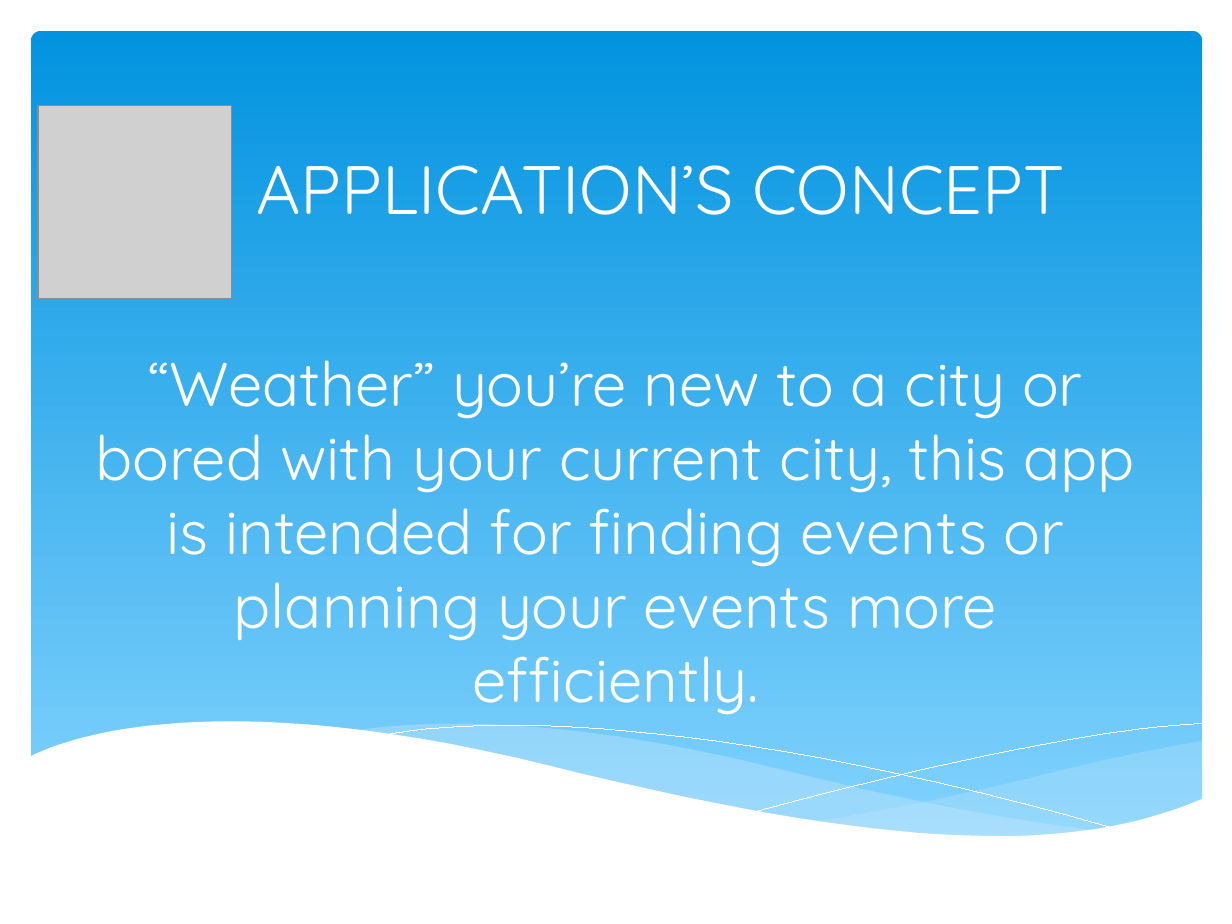
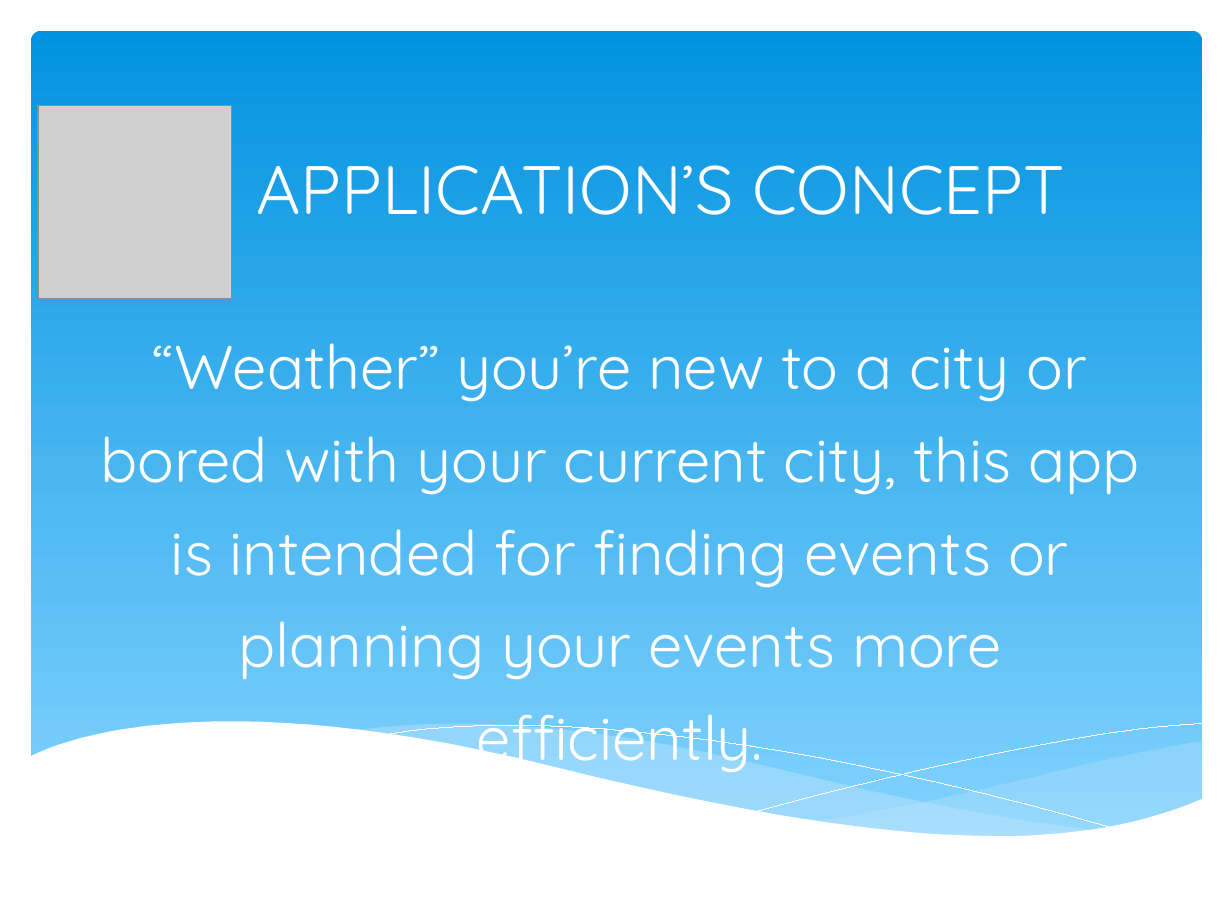
Before and after one commit to BradFabian/weatherEvent, a slide deck: slide 2 of presentation.pptx. Drawn at 1232x924 pixels with LibreOffice and Linux fonts; fonts in the diff are those of the drawing; grey boxes stand for pictures. Boxes give left, top, right and bottom in pixels: in the first picture for what was removed or moved away, otherwise in the second. Text is boxed around its words. In the diff, an @@ line names an element or a change of style, - is before the commit and + after.

```diff
--- a/presentation.pptx
+++ b/presentation.pptx
@@ subtitle "“Weather” you’re new to a ...": place and size @@
-subtitle "“Weather” you’re new to a ..." at (96, 360, 1135, 715)
+subtitle "“Weather” you’re new to a ..." at (100, 343, 1139, 777)
@@ subtitle "“Weather” you’re new to a ..." at (100, 343, 1139, 777): line spacing 1 to 54.2pt @@
```
Also in this commit, not shown: 2 other slides changed, 1 slide added, 6 slides removed, 3 other files.
